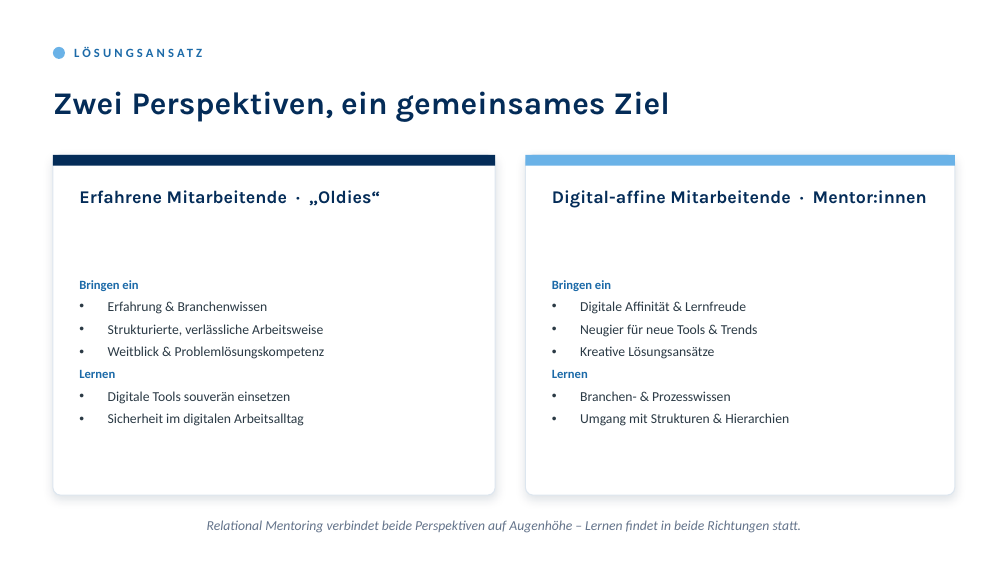
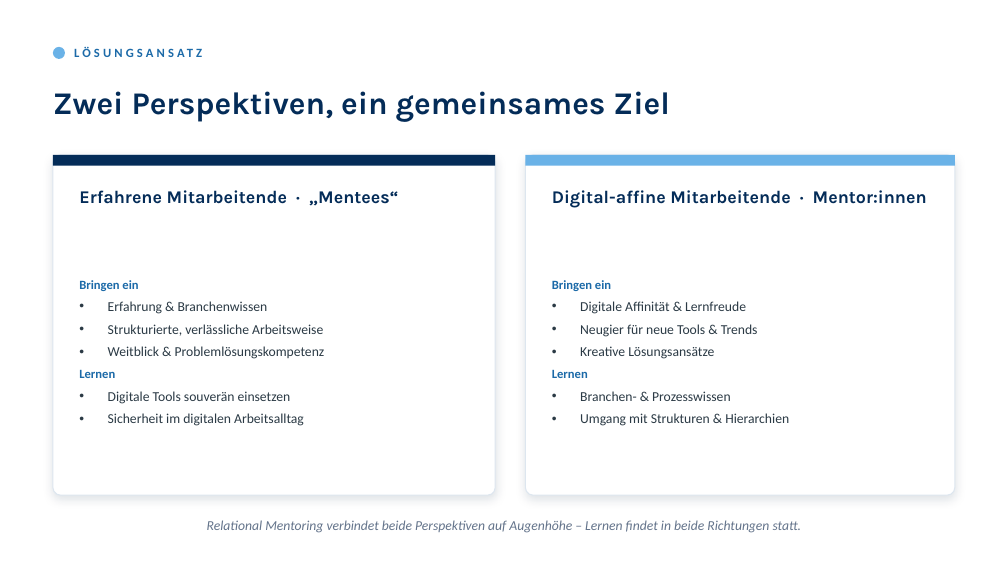
Before and after one commit to jensynCC/DigitalTogether, a slide deck: slide 4 of deck/DigitalTogether_HR-Strategie.pptx. Drawn at 1008x567 pixels with LibreOffice and Linux fonts; fonts in the diff are those of the drawing. Boxes give left, top, right and bottom in pixels: in the first picture for what was removed or moved away, otherwise in the second. Text is boxed around its words. In the diff, an @@ line names an element or a change of style, - is before the commit and + after.

```diff
--- a/deck/DigitalTogether_HR-Strategie.pptx
+++ b/deck/DigitalTogether_HR-Strategie.pptx
@@ text at [79, 190, 399, 206]: text changed @@
-Erfahrene Mitarbeitende · „Oldies“
+Erfahrene Mitarbeitende · „Mentees“
```
Also in this commit, not shown: 3 other slides changed, 6 other files.
